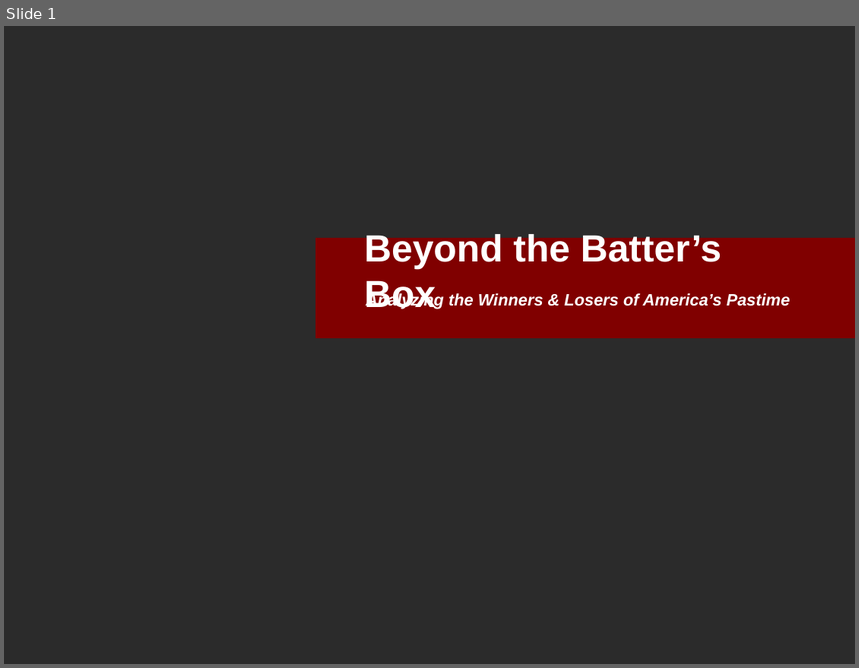
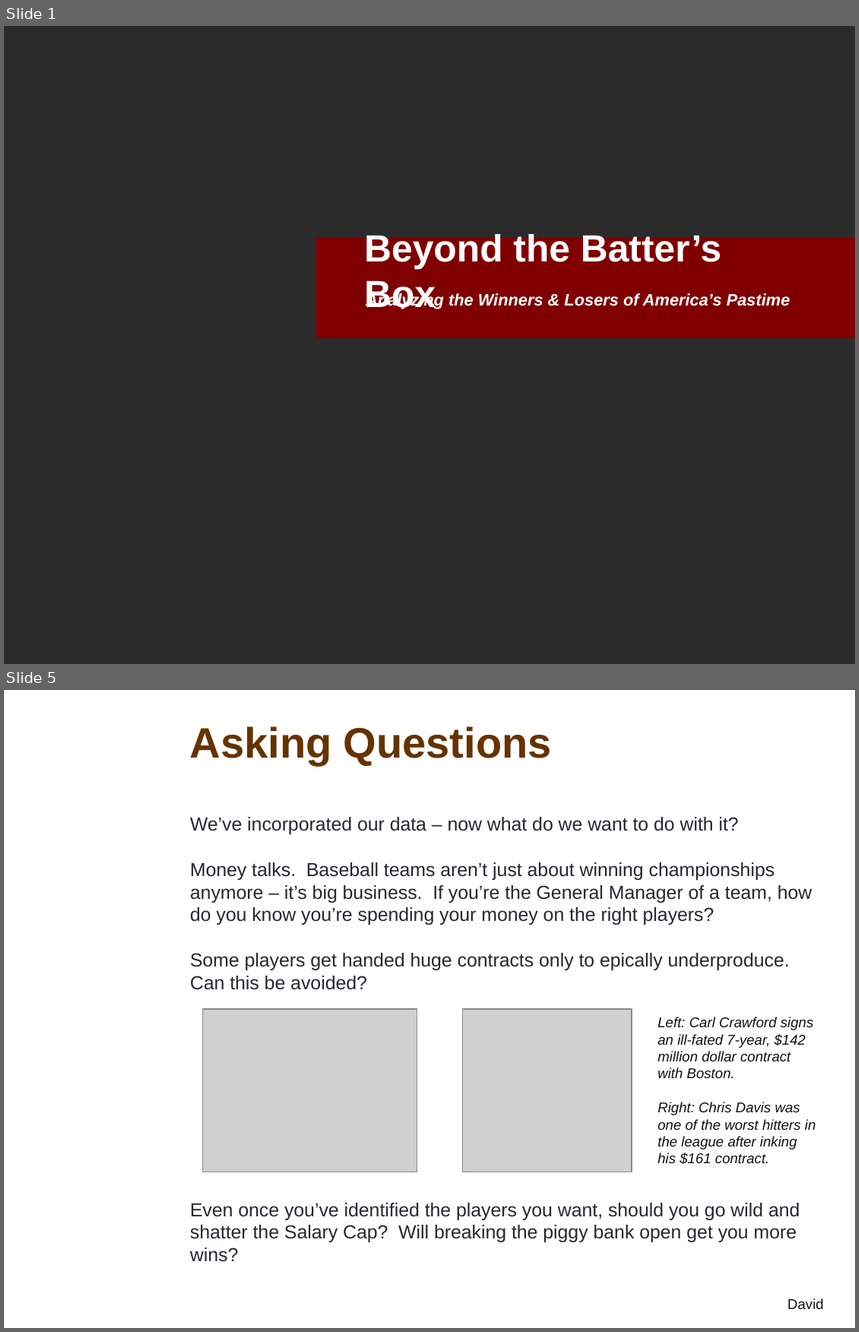
Before and after one commit to davidfashbinder/final_project, a slide deck: Final Presentation.pptx. Shown one above the other, each under a label of ours: slide 1 before the commit, slides 1 and 5 after it; the slides between them are not shown. The pictures are 859x668 and 859x1332 pixels, drawn with LibreOffice and Linux fonts; fonts in the diff are those of the drawing; grey boxes stand for pictures; background and template pictures are left out; a plain dark background stands for a picture behind light text. Boxes give left, top, right and bottom in pixels: in the first picture for what was removed or moved away, otherwise in the second. Text is boxed around its words. In the diff, an @@ line names an element or a change of style, - is before the commit and + after.

```diff
--- a/Final Presentation.pptx
+++ b/Final Presentation.pptx
@@ slide 5 added at box(4, 690, 855, 1328), background picture (left out) @@
@@ title added at box(190, 726, 552, 765), 36 pt, text #663300, bold @@
+Asking Questions
@@ text added at box(190, 817, 813, 1262), 16 pt, text #24292E @@
+We’ve incorporated our data – now what do we want to do with it?
+Money talks. Baseball teams aren’t just about winning championships anymore – it’s big business. If you’re the General Manager of a team, how do you know you’re spending your money on the right players?
+Some players get handed huge contracts only to epically underproduce. Can this be avoided?
+Even once you’ve identified the players you want, should you go wild and shatter the Salary Cap? Will breaking the piggy bank open get you more wins?
@@ picture added at box(202, 1009, 417, 1173) @@
@@ picture added at box(463, 1009, 633, 1173) @@
@@ text added at box(658, 1017, 816, 1165), 12 pt, text #111111, italic @@
+Left: Carl Crawford signs an ill-fated 7-year, $142 million dollar contract with Boston.
+Right: Chris Davis was one of the worst hitters in the league after inking his $161 contract.
@@ text added at box(788, 1299, 824, 1309), 12 pt, text #111111 @@
+David
```
Also in this commit, not shown: 9 slides changed, 6 other slides added, 2 slides removed.
